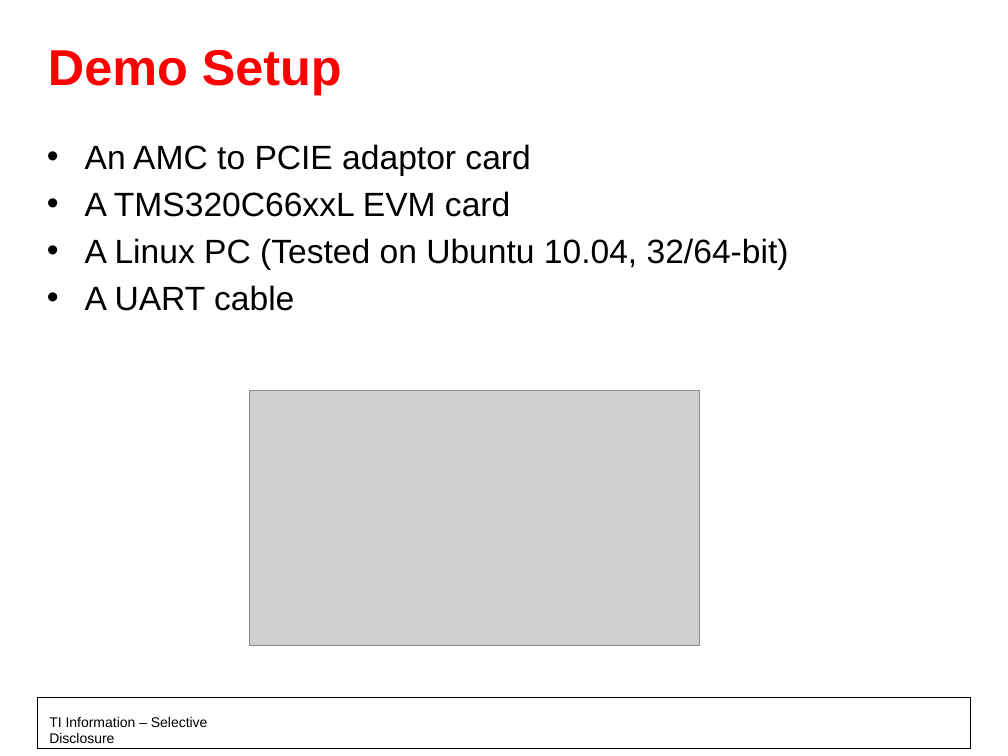
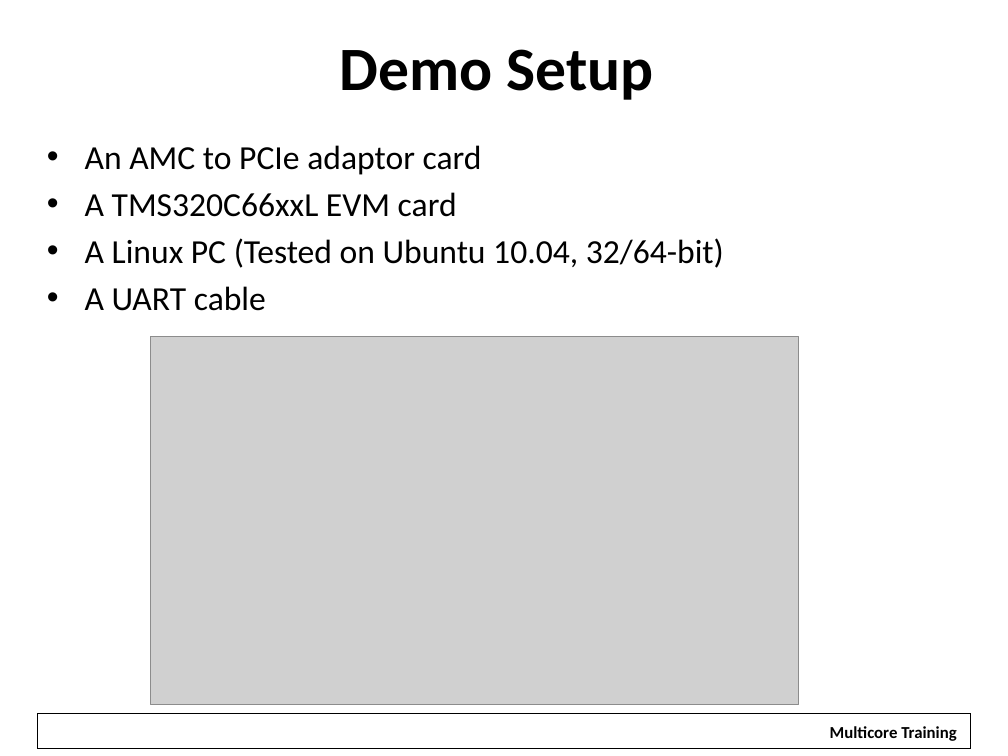
Before and after one commit to hari1989/keystone-workshop, a slide deck: slide 17 of slides/KeyStone PCI Express.pptx. Drawn at 1008x756 pixels with LibreOffice and Linux fonts; fonts in the diff are those of the drawing; grey boxes stand for pictures; background and template pictures are left out. Boxes give left, top, right and bottom in pixels: in the first picture for what was removed or moved away, otherwise in the second. Text is boxed around its words. In the diff, an @@ line names an element or a change of style, - is before the commit and + after.

Commit message:
updates for the Ottawa training

```diff
--- a/slides/KeyStone PCI Express.pptx
+++ b/slides/KeyStone PCI Express.pptx
@@ title "Demo Setup" at box(340, 49, 654, 100): size 36 to 44 pt, font Arial to Calibri, text colour #FF0000 to #000000; alignment left to centre @@
@@ text at box(85, 145, 482, 175): text changed; font Arial to Calibri @@
-• An AMC to PCIE adaptor card
+• An AMC to PCIe adaptor card
@@ text at box(85, 192, 724, 311): font Arial to Calibri in "A TMS320C66xxL EVM card", "A Linux PC (Tested on Ubuntu 10.04, ...", "A UART cable" @@
@@ picture: place and size @@
-picture at box(250, 390, 700, 645)
+picture at box(150, 337, 798, 705)
@@ rectangle: place and size @@
-rectangle at box(37, 698, 971, 749)
+rectangle at box(37, 714, 971, 749)
@@ text removed at box(49, 717, 208, 743) @@
-TI Information – Selective Disclosure
@@ rectangle added at box(818, 717, 968, 747), fill #FFFFFF, 12 pt, text #000000, bold @@
+Multicore Training
```
Also in this commit, not shown: 21 other slides changed, 1 slide added, 6 other files.
